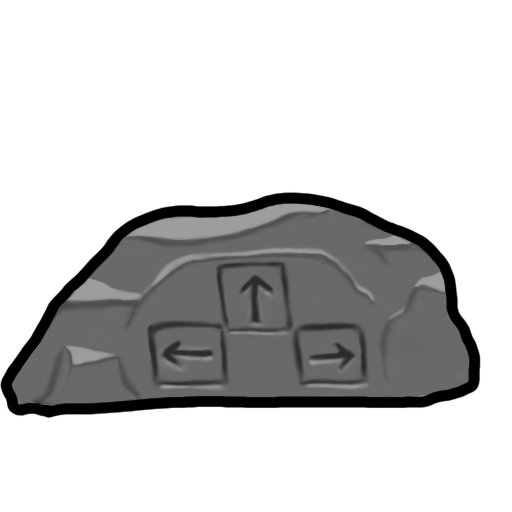
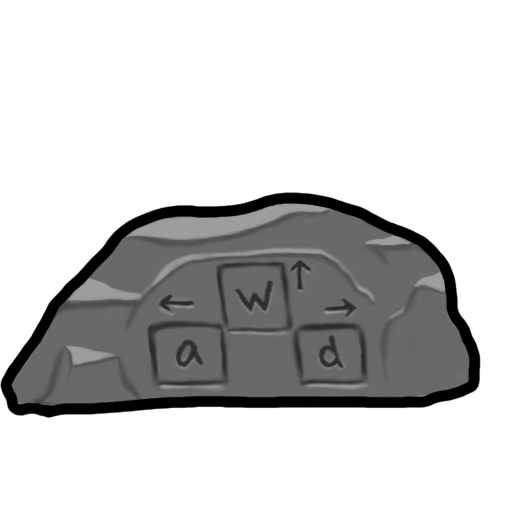
Two versions of the same layered image (512 x 512). Layer-by-layer changes:
added layer "Layer 4" above "Layer 3" over [157, 260, 357, 320]
painted on "Layer 3" over [157, 273, 357, 374]
